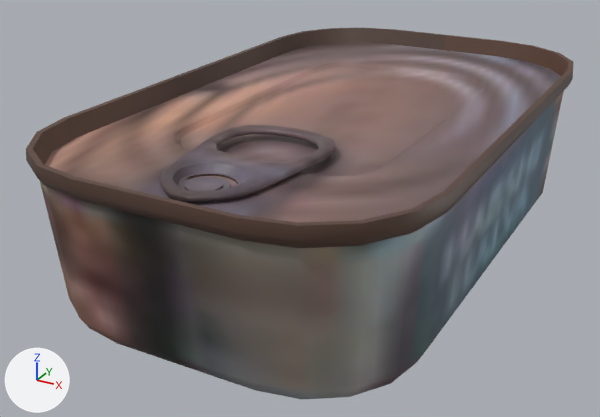
The Blender file models/items/canned3.blend, before and after one commit.
One viewpoint serves both versions: a 50 mm lens placed at (0.0604, -0.1247, 0.0667), pointed at (-0.0048, -0.0063, 0.0075). The lights are fixed; the arrows at lower left show +X, +Y and +Z. The picture after the commit comes second.

The scene before the commit, as lines of its bpy script (objects in view):
```python
me_canned_food_03 = bpy.data.meshes.new('canned_food_03')
me_canned_food_03.from_pydata(...)  # 861 vertices, 854 faces; spans x -3.15..3.15, y 0.0..2.79, z -5.29..5.29
me_canned_food_03.materials.append(mat_canned3)  # picture img_textures_png
ob_canned_food_03 = bpy.data.objects.new('canned_food_03', me_canned_food_03)
ob_canned_food_03.location = (0.0, 0.0, 0.0)
ob_canned_food_03.rotation_euler = (1.571, 0.0, 0.0)  # degrees (90, 0, 0)
ob_canned_food_03.scale = (0.01, 0.01, 0.01)
```
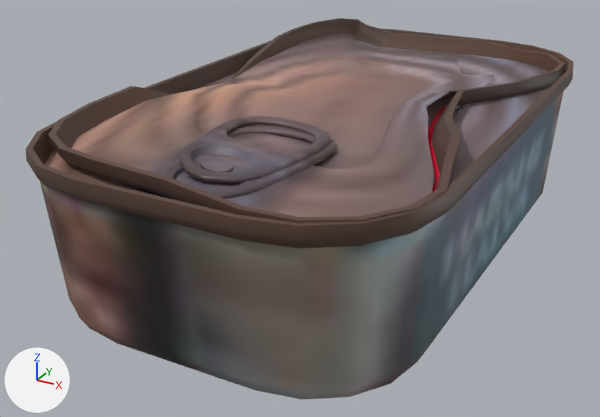
Changed parts and their boxes (x1, y1, x2, y2) in the pictures (600 x 417 px):
'MeshBad', added: after (48, 18, 565, 223)

Edits to the bpy script that builds the scene:
```text
Add img_textures_broken_png:
    img_textures_broken_png = load_image('textures_broken.png', '../textures_broken.png', 1080, 1080, 'sRGB')
Add mat_canned3_broken:
    mat_canned3_broken = principled_material('canned3_broken')
    mat_canned3_broken.texture = img_textures_broken_png
Add me_canned_food_03_001:
    me_canned_food_03_001.from_pydata(...)  # 1121 vertices, 1081 faces; spans x -3.19..3.08, y -0.05..3.08, z -5.17..5.12
    me_canned_food_03_001.materials.append(mat_canned3_broken)  # picture img_textures_broken_png
Add ob_meshbad:
    ob_meshbad = bpy.data.objects.new('MeshBad', me_canned_food_03_001)
    ob_meshbad.location = (0.0, 0.0, 0.0)
    ob_meshbad.rotation_euler = (1.571, 0.0, 0.0)  # degrees (90, 0, 0)
    ob_meshbad.scale = (0.01, 0.01, 0.01)
```
